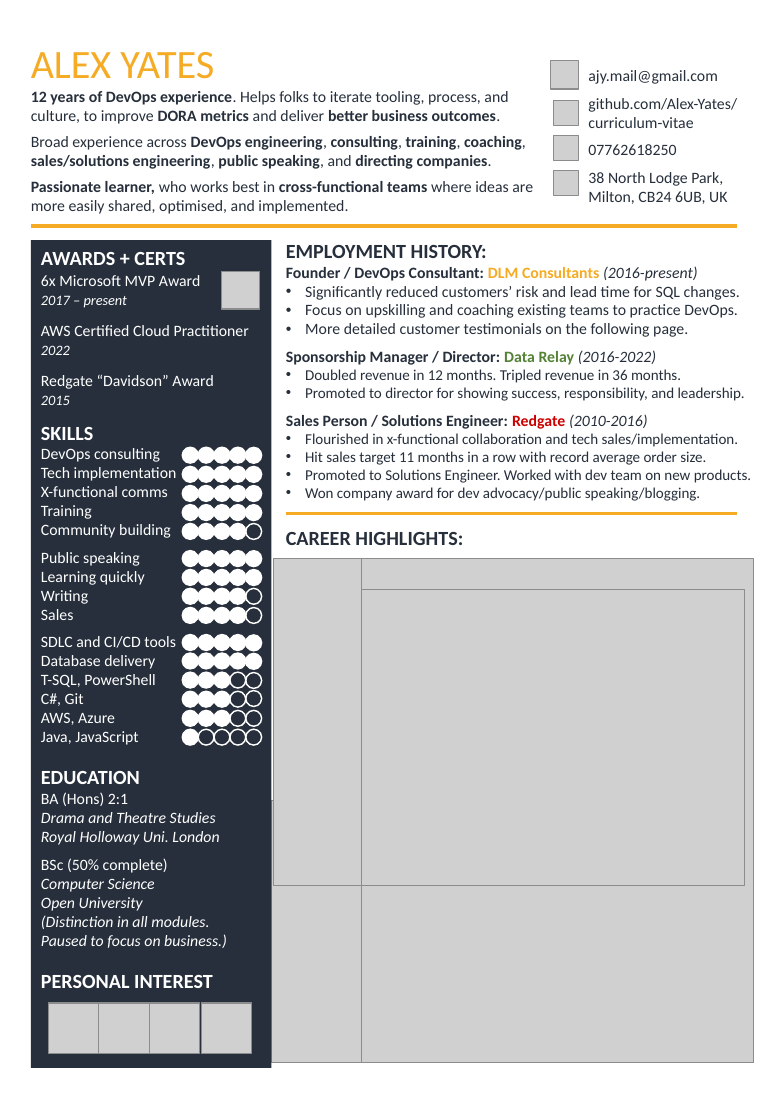
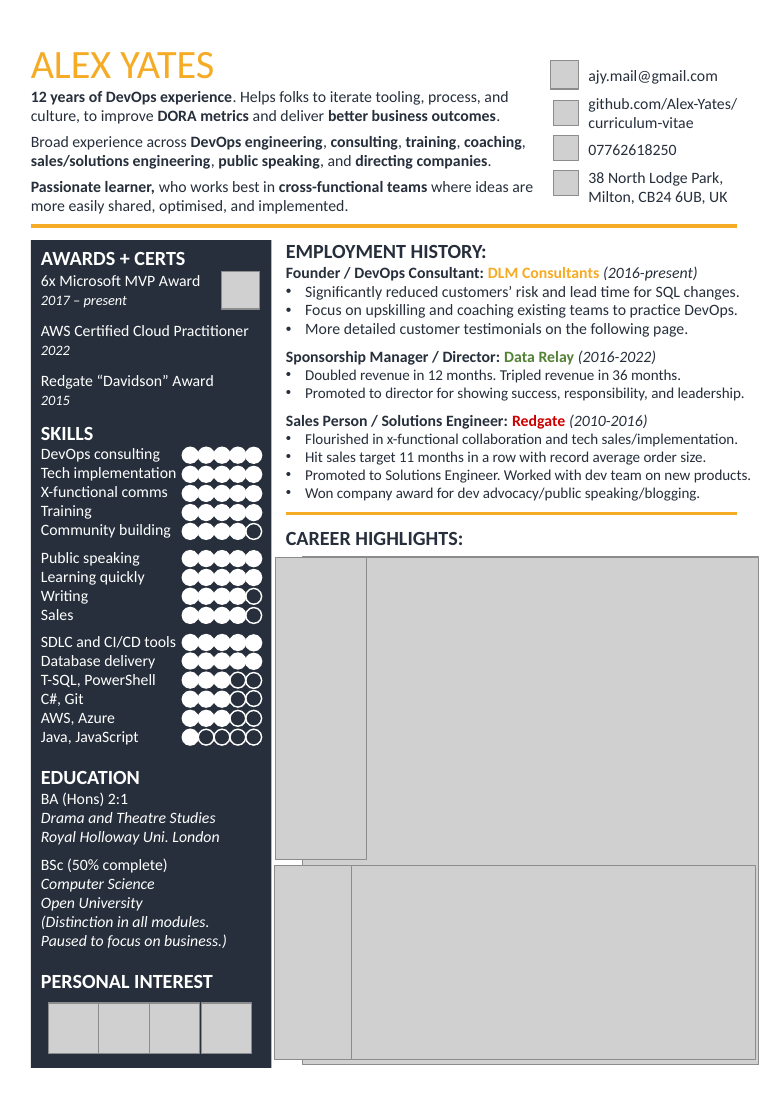
Before and after one commit to Alex-Yates/curriculum-vitae, a slide deck: slide 1 of src/CV_AlexYates_EMEA.pptx. Drawn at 775x1120 pixels with LibreOffice and Linux fonts; fonts in the diff are those of the drawing; grey boxes stand for pictures; background and template pictures are left out. Boxes give left, top, right and bottom in pixels: in the first picture for what was removed or moved away, otherwise in the second. Text is boxed around its words. In the diff, an @@ line names an element or a change of style, - is before the commit and + after.

```diff
--- a/src/CV_AlexYates_EMEA.pptx
+++ b/src/CV_AlexYates_EMEA.pptx
@@ picture: place and size @@
-picture at (273,558,362,886)
+picture at (276,557,367,860)
@@ picture: place and size @@
-picture at (362,558,753,1062)
+picture at (303,557,758,1064)
@@ picture removed at (362,590,744,886) @@
@@ picture: place and size @@
-picture at (271,800,362,1062)
+picture at (275,865,352,1059)
@@ picture added at (300,865,755,1059) @@
```
Also in this commit, not shown: 4 other files.
